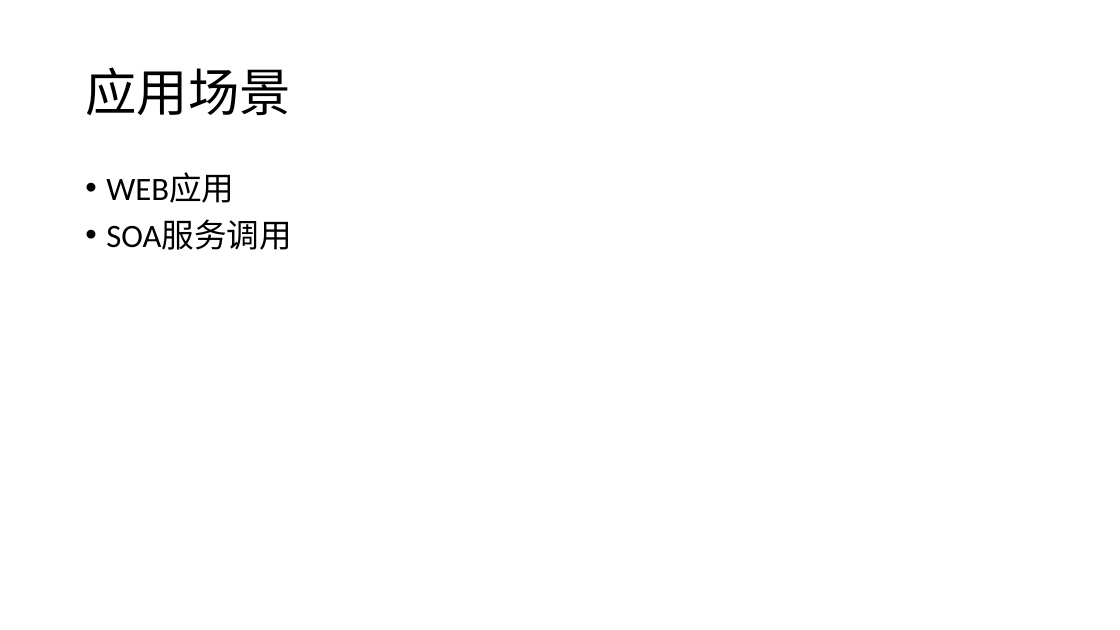
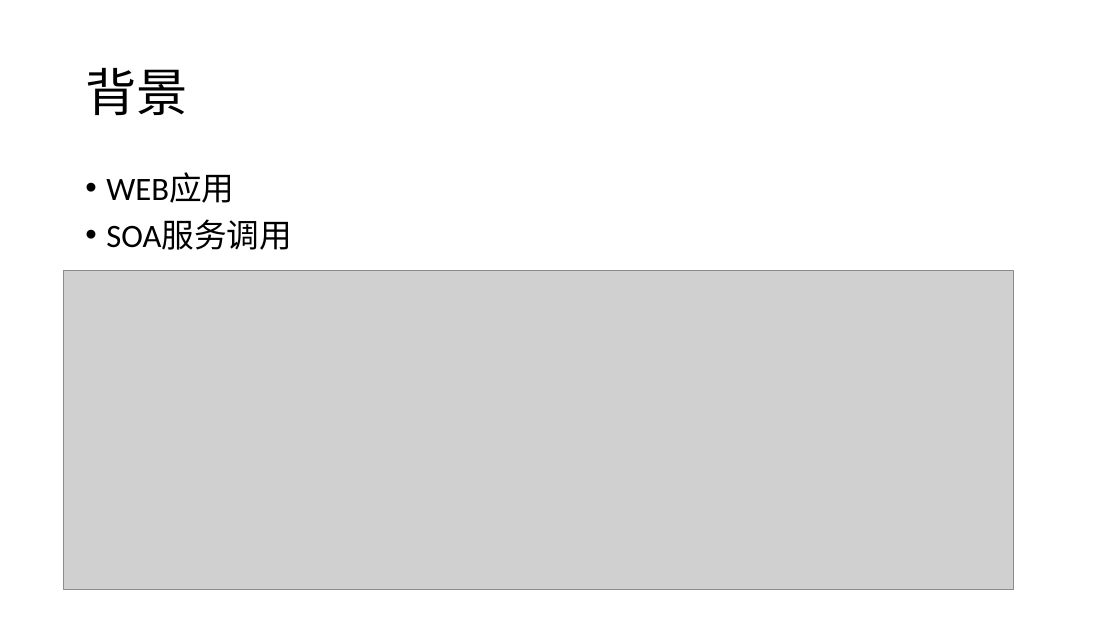
Before and after one commit to pullwindyuan/TaskCredit, a slide deck: slide 2 of document/20171103-cvte-web后端-祝宇平.pptx. Drawn at 1120x630 pixels with LibreOffice and Linux fonts; fonts in the diff are those of the drawing; grey boxes stand for pictures. Boxes give left, top, right and bottom in pixels: in the first picture for what was removed or moved away, otherwise in the second. Text is boxed around its words. In the diff, an @@ line names an element or a change of style, - is before the commit and + after.

```diff
--- a/document/20171103-cvte-web后端-祝宇平.pptx
+++ b/document/20171103-cvte-web后端-祝宇平.pptx
@@ title at bbox=[85, 67, 188, 115]: text changed @@
-应用场景
+背景
@@ picture added at bbox=[64, 271, 1014, 590] @@
```
Also in this commit, not shown: 4 other slides changed, 2 slides added, 1 slide removed.
